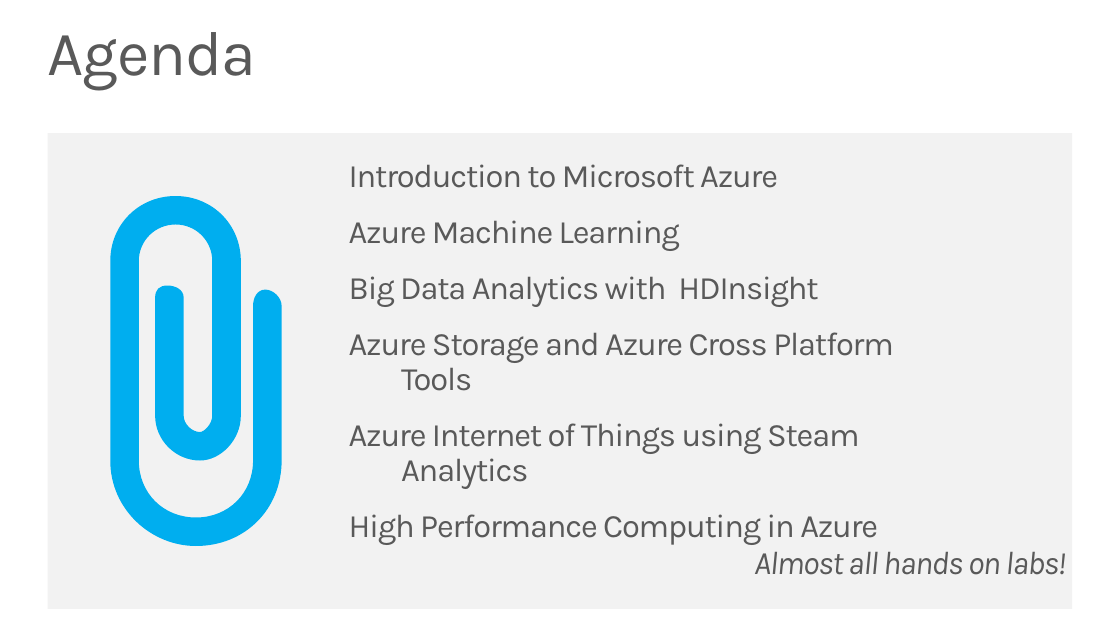
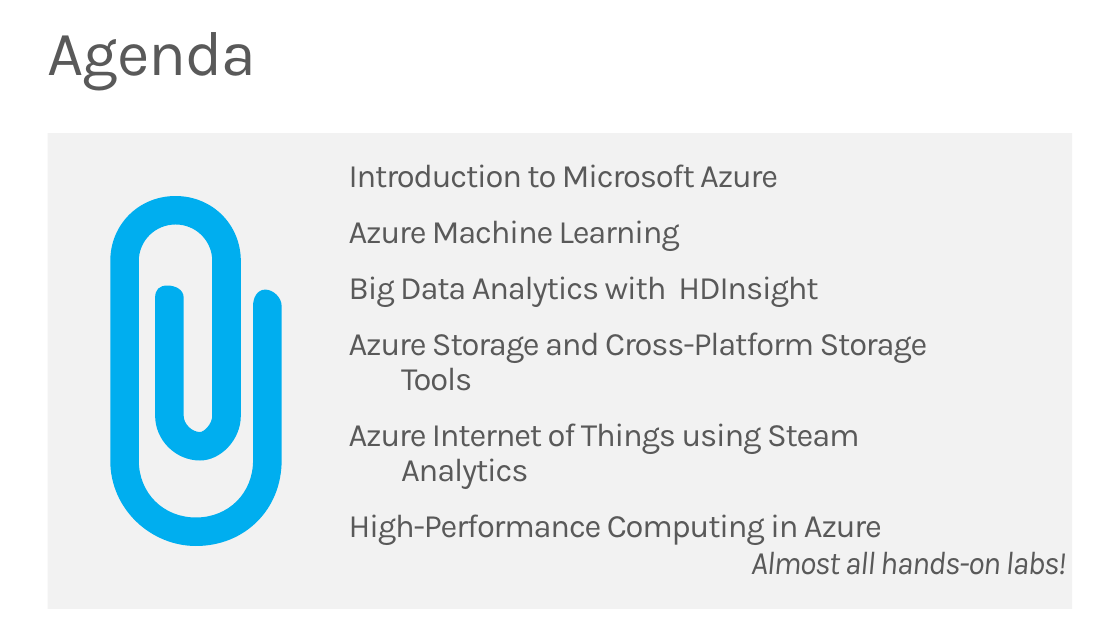
Before and after one commit to MSRConnections/Azure-training-course, a slide deck: slide 3 of Content/Introduction/Training Introduction.pptx. Drawn at 1120x630 pixels with LibreOffice and Linux fonts; fonts in the diff are those of the drawing. Boxes give left, top, right and bottom in pixels: in the first picture for what was removed or moved away, otherwise in the second. Text is boxed around its words. In the diff, an @@ line names an element or a change of style, - is before the commit and + after.

```diff
--- a/Content/Introduction/Training Introduction.pptx
+++ b/Content/Introduction/Training Introduction.pptx
@@ text at (349,332,928,391): text changed @@
-Azure Storage and Azure Cross Platform Tools
+Azure Storage and Cross-Platform Storage Tools
@@ text at (349,514,882,545): text changed @@
-High Performance Computing in Azure
+High-Performance Computing in Azure
@@ text at (751,552,1066,575): text changed @@
-Almost all hands on labs!
+Almost all hands-on labs!
```
Also in this commit, not shown: 1 other slide changed, 30 other files.
